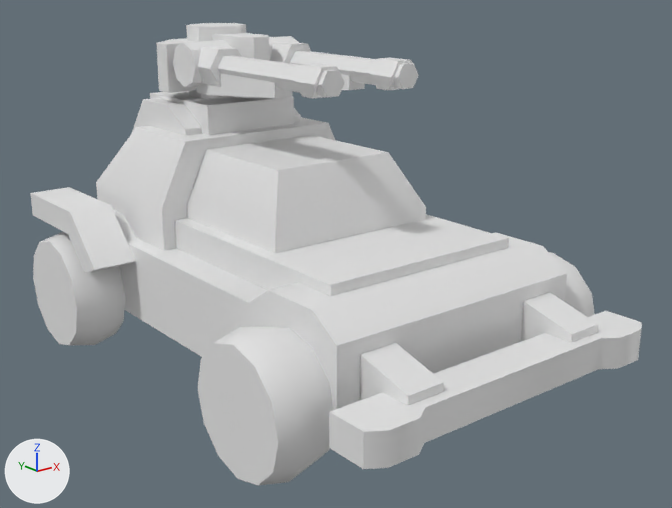
Two versions of the FBX model Assets/_Project/Art/Models/Unit/unit_Quad_A_yup.fbx, one commit apart.
Before and after are seen from a camera (50 mm lens) standing at (-3.42, -4.7, 2.54) and looking at (0.11, -0.28, 0.78). The lights are fixed; the arrows at lower left show +X, +Y and +Z. The older version comes first. Where no turn or scale is listed for an object, it has been applied to the vertices.

Objects in the first picture: 'unit_Quad_A_Body_yup', 'unit_Quad_A_Gun_Turret_yup', 'unit_Quad_A_Gun_yup', 'unit_Quad_A_Wheel_Front_yup', 'unit_Quad_A_Wheel_Rear_yup'.
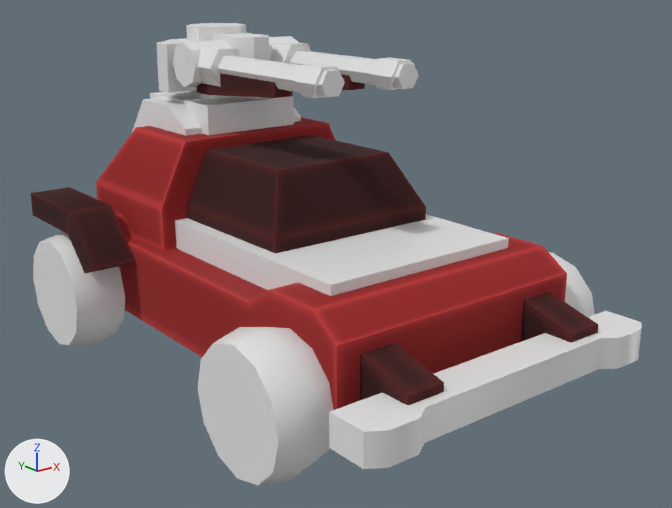
Where the newer file only moved an object's origin or applied its transform, the numbers keep the older frame.

Location of each change, (x1, y1, x2, y2) in pixels of the pictures (672 x 508 px; the box of a moved part takes in the faces that stretch with it):
'unit_Quad_A_Gun_Turret_yup', rescaled
    both: (156, 23, 269, 98)
part 1 of me_mesh_004, recoloured (white to brown)
    both: (208, 73, 292, 98)
part 2 of me_mesh_004, recoloured
    both: (196, 83, 208, 95)
part 3 of me_mesh_004, recoloured (white to brown)
    both: (341, 74, 365, 90)
part 4 of me_mesh, moved or reshaped
    both: (31, 96, 639, 419)
part 5 of me_mesh, recoloured (white to red)
    both: (31, 117, 598, 410)

The change, as a list of edits to the scene's bpy script:
```text
Add img_txtr_canopus_iii_set01_red_diff_png:
    img_txtr_canopus_iii_set01_red_diff_png = load_image('txtr_canopus-iii_set01-red_diff.png', '../../../../Canopus-III_Low-Poly_Sci-Fi_Desert_Units_Set_1/textures/txtr_canopus-iii_set01-red_diff.png', 2048, 2048, 'sRGB')
Add mat_actormaterial:
    mat_actormaterial = principled_material('ActorMaterial')
    mat_actormaterial.base_color = (0.8, 0.8, 0.8)  # white #e7e7e7
    mat_actormaterial.roughness = 0.4
Add mat_actorcolor:
    mat_actorcolor = principled_material('ActorColor')
    mat_actorcolor.texture = img_txtr_canopus_iii_set01_red_diff_png
    mat_actorcolor.roughness = 1.0
Change me_mesh:
    used by ob_unit_quad_a_body_yup; location = (0.0, 0.0, 0.0); rotation_euler = (1.571, 0.0, 0.0), in degrees (90, 0, 0); scale = (0.01, 0.01, 0.01)
    remove me_mesh.from_pydata(...)  # 196 vertices, 158 faces; spans x -115.0..115.0, y 26.0..167.0, z -181.0..197.0
    add me_mesh.from_pydata(...)  # 196 vertices, 158 faces; spans x -1.0..1.0, y 0.0..2.0, z -2.0..2.0
    me_mesh part 4: the whole mesh is scaled about the mesh origin by 0.01
    me_mesh part 5: 76 of the faces centred in x -115.0..115.0, y 31.0..148.0, z -153.0..185.0 switch from no material to mat_actorcolor (picture img_txtr_canopus_iii_set01_red_diff_png)
    add me_mesh.materials.append(mat_actormaterial)  # white #e7e7e7
Change me_mesh_004:
    where me_mesh_004.from_pydata(...)  # 124 vertices, 188 faces; spans x -0.422..0.422, y -1.338..0.141, z -0.181..0.141
    used by ob_unit_quad_a_gun_yup; location = (0.0, 0.602, 1.919)
    me_mesh_004 part 1: 8 of the faces centred in x -0.337..-0.212, y -0.879..-0.387, z -0.161..-0.047 switch from no material to mat_actorcolor (picture img_txtr_canopus_iii_set01_red_diff_png)
    me_mesh_004 part 2: 8 of the faces centred in x -0.337..-0.212, y -0.094..0.0, z -0.181..-0.066 switch from no material to mat_actorcolor (picture img_txtr_canopus_iii_set01_red_diff_png)
    me_mesh_004 part 3: 8 of the faces centred in x 0.213..0.338, y -0.879..-0.387, z -0.161..-0.047 switch from no material to mat_actorcolor (picture img_txtr_canopus_iii_set01_red_diff_png)
    add me_mesh_004.materials.append(mat_actormaterial)  # white #e7e7e7
Change ob_unit_quad_a_body_yup:
    ob_unit_quad_a_body_yup.scale: (0.01, 0.01, 0.01) -> (1.0, 1.0, 1.0)
```
